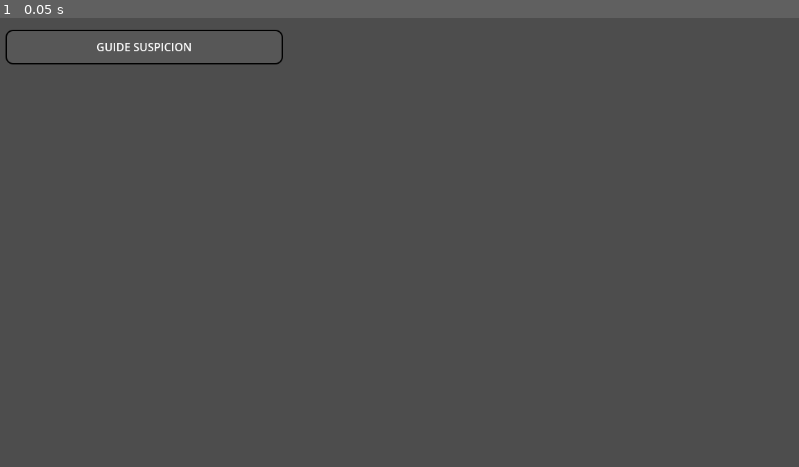
Above: before the commit, frame 1.
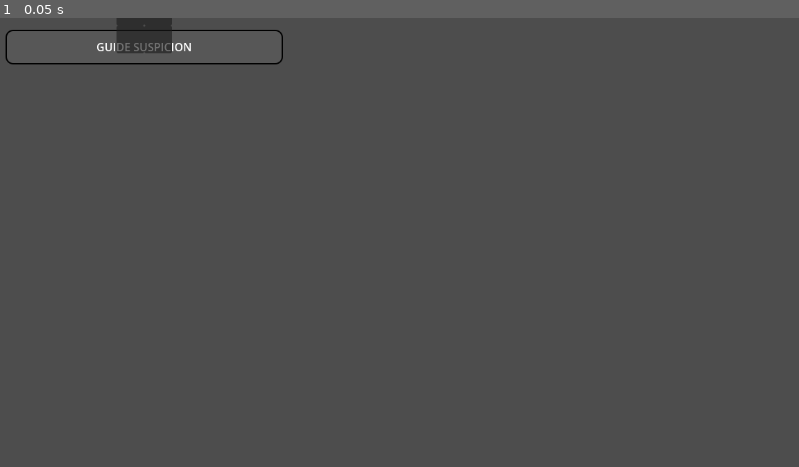
Above: after the commit, the same moment.

Repository: Skyepulse/LUDUM_DARE_58_MATELOU-CO
Game: Godot game, scene res://scenes/scene_tests_MAEL.tscn
Two runs of this game, one before a commit and one after it. Both use one fixed random seed, a clock stepped at 60 frames per second and the inputs below.
Inputs:
- Up to frame 1 (0.05 s): no input

The runs differ from the first frame. In frame 1, 0.5% of the frame differs, in the area x 14-22%, y 0-8%.

Commit message:
added debug anchors in Main UI

Diff:
--- a/scenes/UI/MainUI.tscn
+++ b/scenes/UI/MainUI.tscn
@@ -60,3 +60,46 @@
 text = "GUIDE SUSPICION"
 horizontal_alignment = 1
 vertical_alignment = 1
+
+[node name="DebugAnchors" type="Control" parent="."]
+layout_mode = 1
+anchors_preset = 15
+anchor_right = 1.0
+anchor_bottom = 1.0
+grow_horizontal = 2
+grow_vertical = 2
+
+[node name="TL" type="Panel" parent="DebugAnchors"]
+layout_mode = 0
+offset_right = 40.0
+offset_bottom = 40.0
+
+[node name="TR" type="Panel" parent="DebugAnchors"]
+layout_mode = 1
+anchors_preset = 1
+anchor_left = 1.0
+anchor_right = 1.0
+offset_left = -40.0
+offset_bottom = 40.0
+grow_horizontal = 0
+
+[node name="BL" type="Panel" parent="DebugAnchors"]
+layout_mode = 1
+anchors_preset = 2
+anchor_top = 1.0
+anchor_bottom = 1.0
+offset_top = -40.0
+offset_right = 40.0
+grow_vertical = 0
+
+[node name="BR" type="Panel" parent="DebugAnchors"]
+layout_mode = 1
+anchors_preset = 3
+anchor_left = 1.0
+anchor_top = 1.0
+anchor_right = 1.0
+anchor_bottom = 1.0
+offset_left = -40.0
+offset_top = -40.0
+grow_horizontal = 0
+grow_vertical = 0
